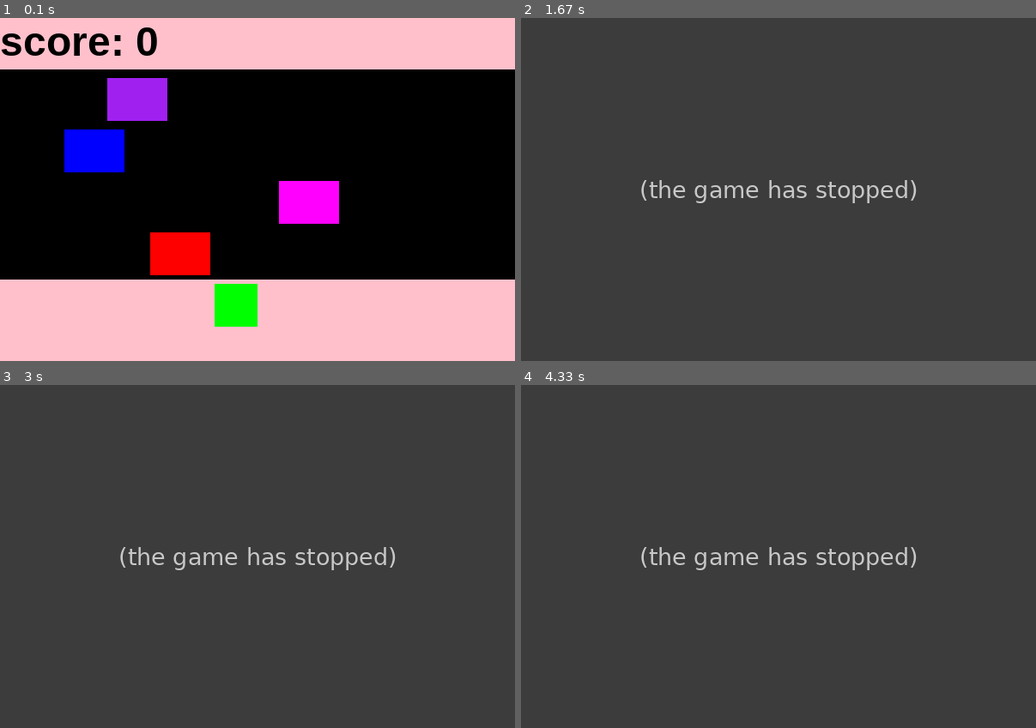
Above: before the commit, frames 1-4 (two rows, left to right).
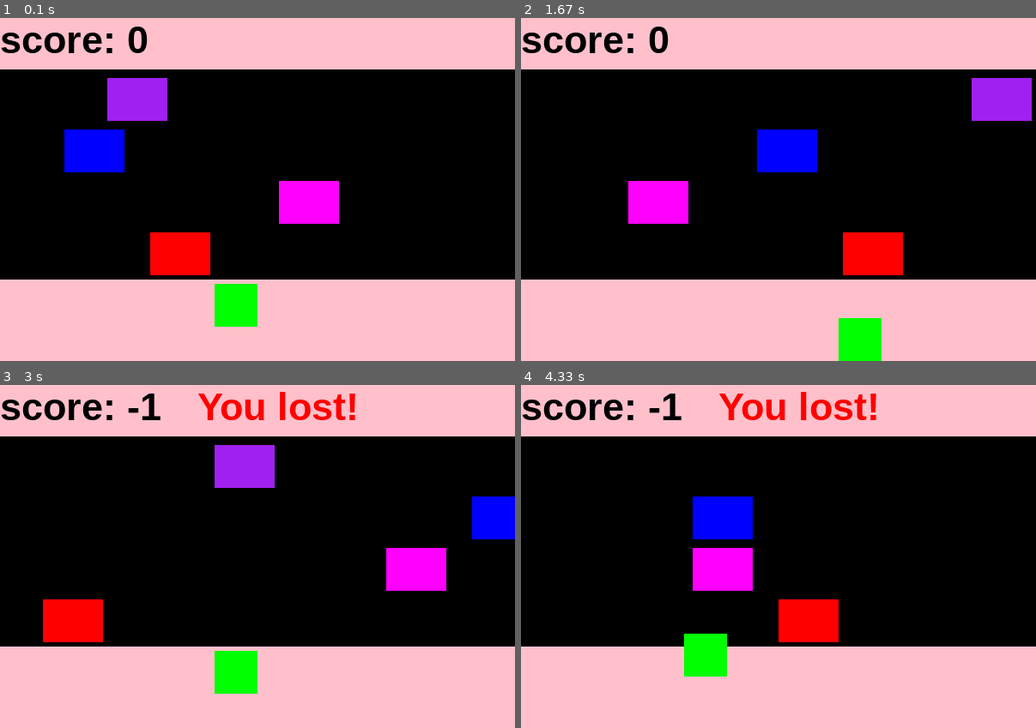
Above: after the commit, the same moments.

Repository: mnolan000/Homework
Game: pygame game, started from Nolan_HW9_Functions/frogger.py
Same seed, same stepped clock (60 frames per second), same inputs: the game is played once before the commit and once after it.
Inputs:
- Up to frame 1 (0.1 s): no input
- Up to frame 2 (1.67 s): tap S at 0.33 s; hold Esc 0.67-1.13 s; hold Right 0.67-1.13 s; hold D 1.17-1.63 s
- Up to frame 3 (3 s): hold Up 1.67-1.97 s; hold D 2-2.47 s; hold Left from 2.5 s (still down)
- Up to frame 4 (4.33 s): release Left at 3.03 s; hold S 3.07-3.37 s; hold Left 3.4-3.8 s; hold W 3.83-4.2 s

The runs differ from the first frame. In frame 1, 1.2% of the frame differs, in the area x 0-31%, y 2-11%; in frame 2, 100%, in the area x 0-100%, y 0-100%; in frame 3, 100%; in frame 4, 100%.
Before the commit the program exited at 0.8 s; later frames show no game.

Commit message:
Homework 3/12/25

Diff:
--- a/Nolan_HW9_Functions/frogger.py
+++ b/Nolan_HW9_Functions/frogger.py
@@ -2,7 +2,7 @@
 File: Nolan_HW9_Functions/frogger.py
 Author: Matthew Nolan
 Date: 3/4/25
-Description:
+Description: Frogger game where you win if you make it across the highway 5 times, and your score goes down if you hit a car. Has 3 functions and a visible score.
 
 """
 
@@ -13,10 +13,17 @@
 # init pygame
 pygame.init()
 
-#create font
-system_fonts = pygame.font.get_fonts()
-print(system_fonts)
-my_font = pygame.font.SysFont(system_fonts[0], size=48, bold=True, italic=False)
+
+def create_font(font, size, bold, italic):
+  """This function creates the font that will be used.
+  font: the font used from 0-2
+  size: size of the font
+  bold: True or False
+  italic: True or False"""
+  global my_font
+  system_fonts = pygame.font.get_fonts()
+  print(system_fonts)
+  my_font = pygame.font.SysFont(system_fonts[font], size, bold, italic)
 
 def draw_text(text, coordinate, text_color, my_font, screen):
   """
@@ -30,7 +37,33 @@
   text_rect.topleft = coordinate
   screen.blit(text_image, text_rect)
 
-
+def movement_keys(movement_speed):
+  """This function creates the movement with arrrow keys and wasd
+  movement_speed: the movement speed of the character"""
+  if event.type == KEYDOWN:
+    #wasd
+    if event.key == pygame.K_ESCAPE: #escape key
+      running = False
+    if event.key == pygame.K_w: #up direction
+      cur_pos[1] -= movement_speed  #y coordinate
+    if event.key == pygame.K_s: #down direction
+      cur_pos[1] += movement_speed  #y coordinate
+    if event.key == pygame.K_a: #left direction
+      cur_pos[0] -= movement_speed  #x coordinate
+    if event.key == pygame.K_d: #right direction
+      cur_pos[0] += movement_speed  #x coordinate
+    #arrow keys
+    if event.key == pygame.K_UP: #up direction
+      cur_pos[1] -= movement_speed  #y coordinate
+    if event.key == pygame.K_DOWN: #down direction
+      cur_pos[1] += movement_speed  #y coordinate
+    if event.key == pygame.K_LEFT: #left direction
+      cur_pos[0] -= movement_speed  #x coordinate
+    if event.key == pygame.K_RIGHT: #right direction
+      cur_pos[0] += movement_speed  #x coordinate
+
+#create font
+create_font(0,45,True,False)
 
 # window dimensions
 width = 600
@@ -54,6 +87,7 @@
 score = 0
 
 
+
 """game loop"""
 running = True
 while running:
@@ -62,28 +96,7 @@
     if event.type == pygame.QUIT:
       running = False
 
-    if event.type == KEYDOWN:
-      #wasd
-      if event.key == pygame.K_ESCAPE: #escape key
-        running = False
-      if event.key == pygame.K_w: #up direction
-        cur_pos[1] -= 60  #y coordinate
-      if event.key == pygame.K_s: #down direction
-        cur_pos[1] += 60  #y coordinate
-      if event.key == pygame.K_a: #left direction
-        cur_pos[0] -= 60  #x coordinate
-      if event.key == pygame.K_d: #right direction
-        cur_pos[0] += 60  #x coordinate
-      #arrow keys
-      if event.key == pygame.K_UP: #up direction
-        cur_pos[1] -= 60  #y coordinate
-      if event.key == pygame.K_DOWN: #down direction
-        cur_pos[1] += 60  #y coordinate
-      if event.key == pygame.K_LEFT: #left direction
-        cur_pos[0] -= 60  #x coordinate
-      if event.key == pygame.K_RIGHT: #right direction
-        cur_pos[0] += 60  #x coordinate
-
+    movement_keys(60) #make it so you can move with arrow keys and wasd
   """Update our game state"""
 
 
@@ -94,8 +107,8 @@
   car3_pos[0] += car_speed
   car4_pos[0] -= car_speed
 
-
-  if cur_pos[0] < 0:  #x direction
+  #make it so the frog cannot go off screen
+  if cur_pos[0] < 0:
     cur_pos[0] = 0
   if cur_pos[0] > width-50:
     cur_pos[0] = width-50
@@ -104,25 +117,28 @@
     cur_pos[1] = 0
   if cur_pos[1] > height - 50:
     cur_pos[1] = height - 50
+
+
   """Draw to our screen"""
   #clear screen
   screen.fill("grey")
 
 
-  #start
+
+  #draw starting area
   pygame.draw.rect(
     screen,
     "pink",
     pygame.Rect((0,200), (600, 300))
   )
-  #road
+  #draw road
   pygame.draw.rect(
     screen,
     "black",
     pygame.Rect((0,50), (600, 255))
   )
 
-  #cars
+  #draw cars
   car1 = pygame.draw.rect(
     screen,
     "purple",
@@ -156,13 +172,14 @@
   if car4_pos[0] == 0:
     car4_pos[0] = 600
 
-  #end
+  #draw end area
   end = pygame.draw.rect(
     screen,
     "pink",
     pygame.Rect((0,0), (600, 60))
   )
-  # draw frog
+
+  #draw frog
 
   frog = pygame.draw.rect(
     screen,
@@ -170,20 +187,26 @@
     pygame.Rect(cur_pos[0], cur_pos[1], 50, 50)
   )
 
+  #draw score
   draw_text(f'score: {score}', (0,0), "black", my_font, screen)
 
+
+  #display text if you win
+  if score >= 5:
+     draw_text("You won!", (230,0), "blue", my_font, screen)
+
+  #if you collide with a car, your score goes down by 1 and youre teleported back
   if pygame.Rect.colliderect(frog, car1) or     pygame.Rect.colliderect(frog, car2) or pygame.Rect.colliderect(frog, car3) or pygame.Rect.colliderect(frog, car4):
-    score -=1
+    score -= 1
     cur_pos = [250,310]
-    if score < 0:
-      draw_text("You lost!", (250,0), "red", my_font, screen)
-
-
+  #draw text that says you lost if your score is under 1
+  if score < 0:
+    draw_text("You lost!", (230,0), "red", my_font, screen)
+
+  #if you reach the end, your score goes up by 1
   if pygame.Rect.colliderect(frog, end):
     score +=1
     cur_pos = [250,310]
-    if score >= 5:
-      draw_text("You won!", (250,0), "red", my_font, screen)
 
 
 
